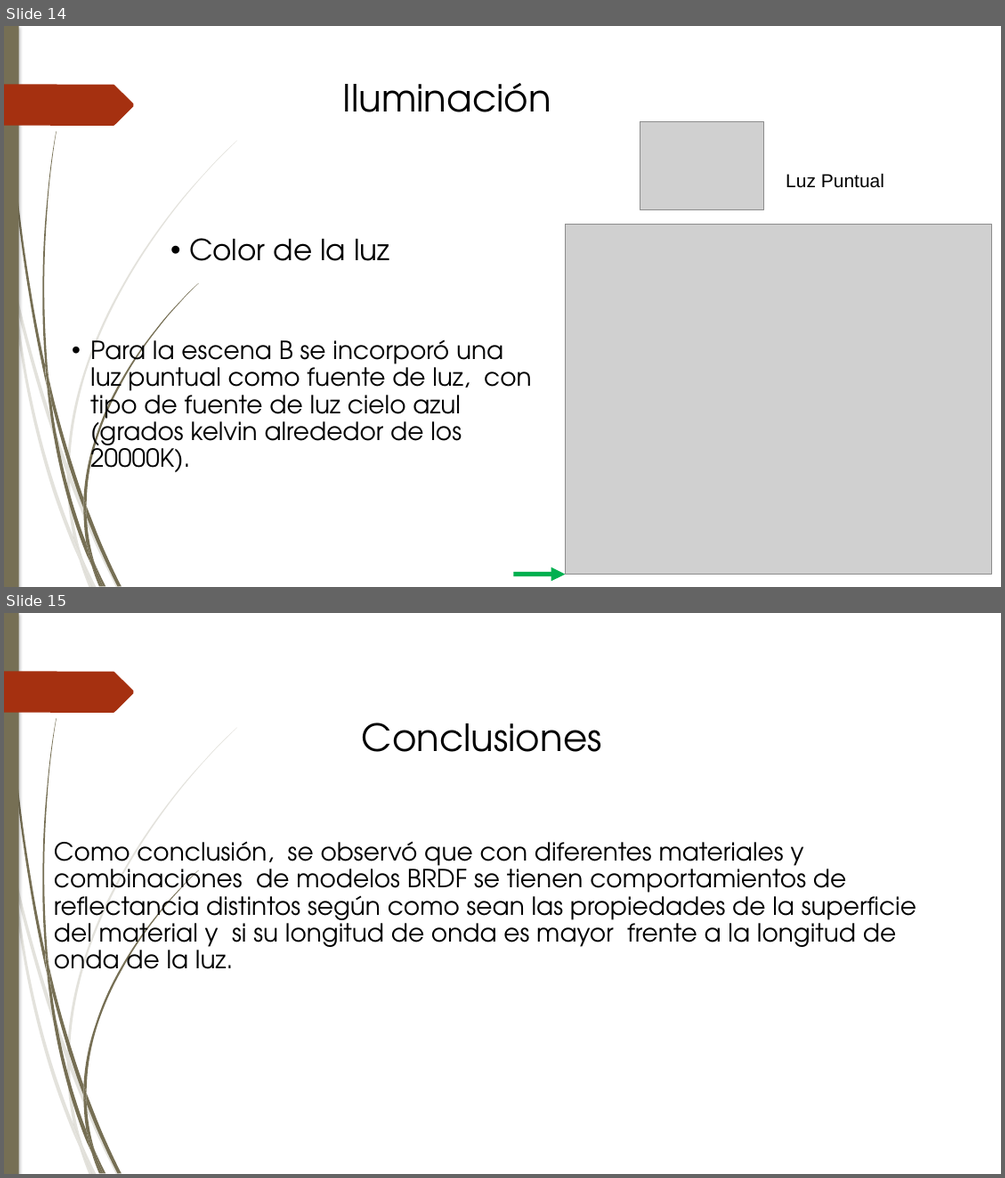
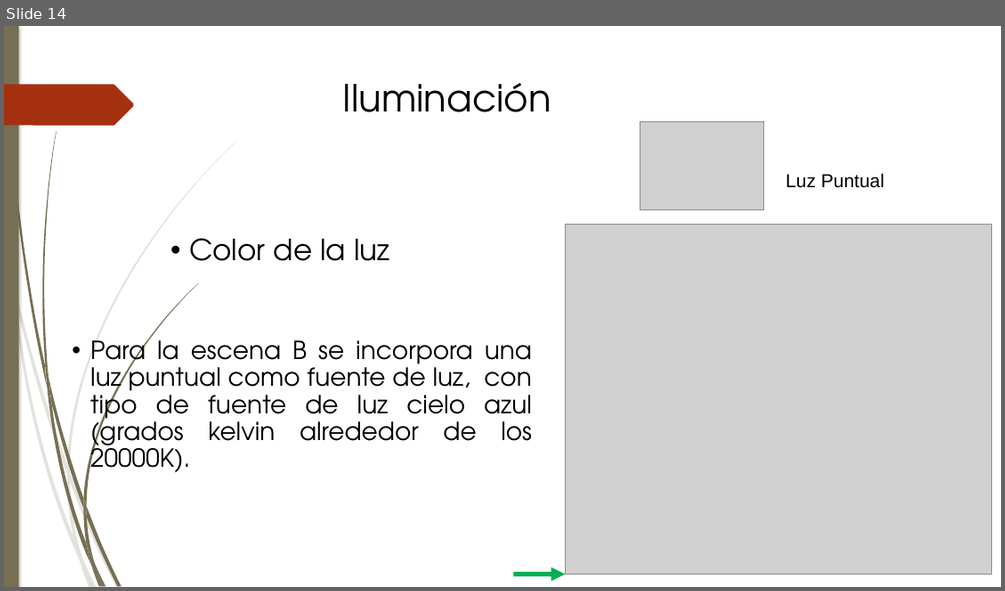
Before and after one commit to Barbmatt/Proyecto2, a slide deck: Presentación/Presentacion Proyecto 2.pptx. Shown one above the other, each under a label of ours: slides 14 and 15 before the commit, slide 14 after it. The pictures are 1005x1178 and 1005x591 pixels, drawn with LibreOffice and Linux fonts; fonts in the diff are those of the drawing; grey boxes stand for pictures. Boxes give left, top, right and bottom in pixels: in the first picture for what was removed or moved away, otherwise in the second. Text is boxed around its words. In the diff, an @@ line names an element or a change of style, - is before the commit and + after.

```diff
--- a/Presentación/Presentacion Proyecto 2.pptx
+++ b/Presentación/Presentacion Proyecto 2.pptx
@@ slide 15 removed at box(4, 613, 1001, 1174), background #FFFFFF; not listed: 24 template elements that a slide beside it also shows @@
@@ text removed at box(362, 722, 602, 752) @@
-Conclusiones
@@ text removed at box(54, 841, 916, 981) @@
-Como conclusión, se observó que con diferentes materiales y combinaciones de modelos BRDF se tienen comportamientos de reflectancia distintos según como sean las propiedades de la superficie del material y si su longitud de onda es mayor frente a la longitud de onda de la luz.
@@ slide 14 changed as well @@
@@ freeform shape at box(67, 141, 237, 472): outline redrawn @@
@@ freeform shape at box(83, 283, 198, 506): outline redrawn @@
@@ text at box(90, 340, 532, 472): text changed @@
-• Para la escena B se incorporó una luz puntual como fuente de luz, con tipo de fuente de luz cielo azul (grados kelvin alrededor de los 20000K).
+• Para la escena B se incorpora una luz puntual como fuente de luz, con tipo de fuente de luz cielo azul (grados kelvin alrededor de los 20000K).
```
Also in this commit, not shown: 14 other slides changed, 1 slide added, 2 other files.
